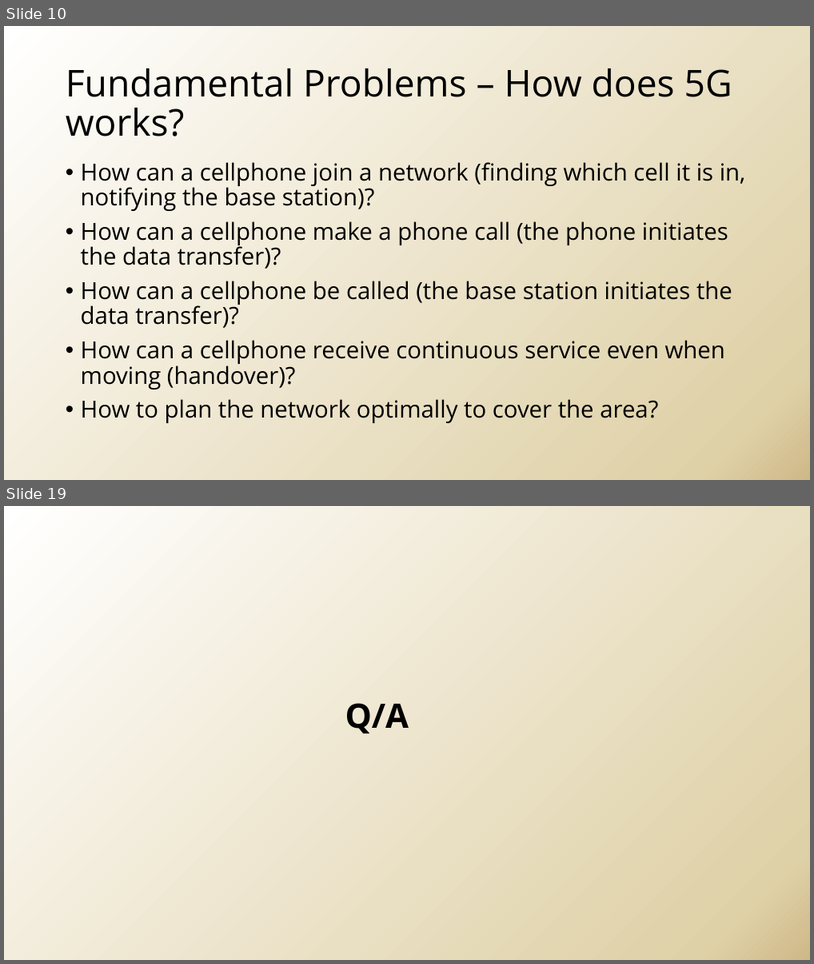
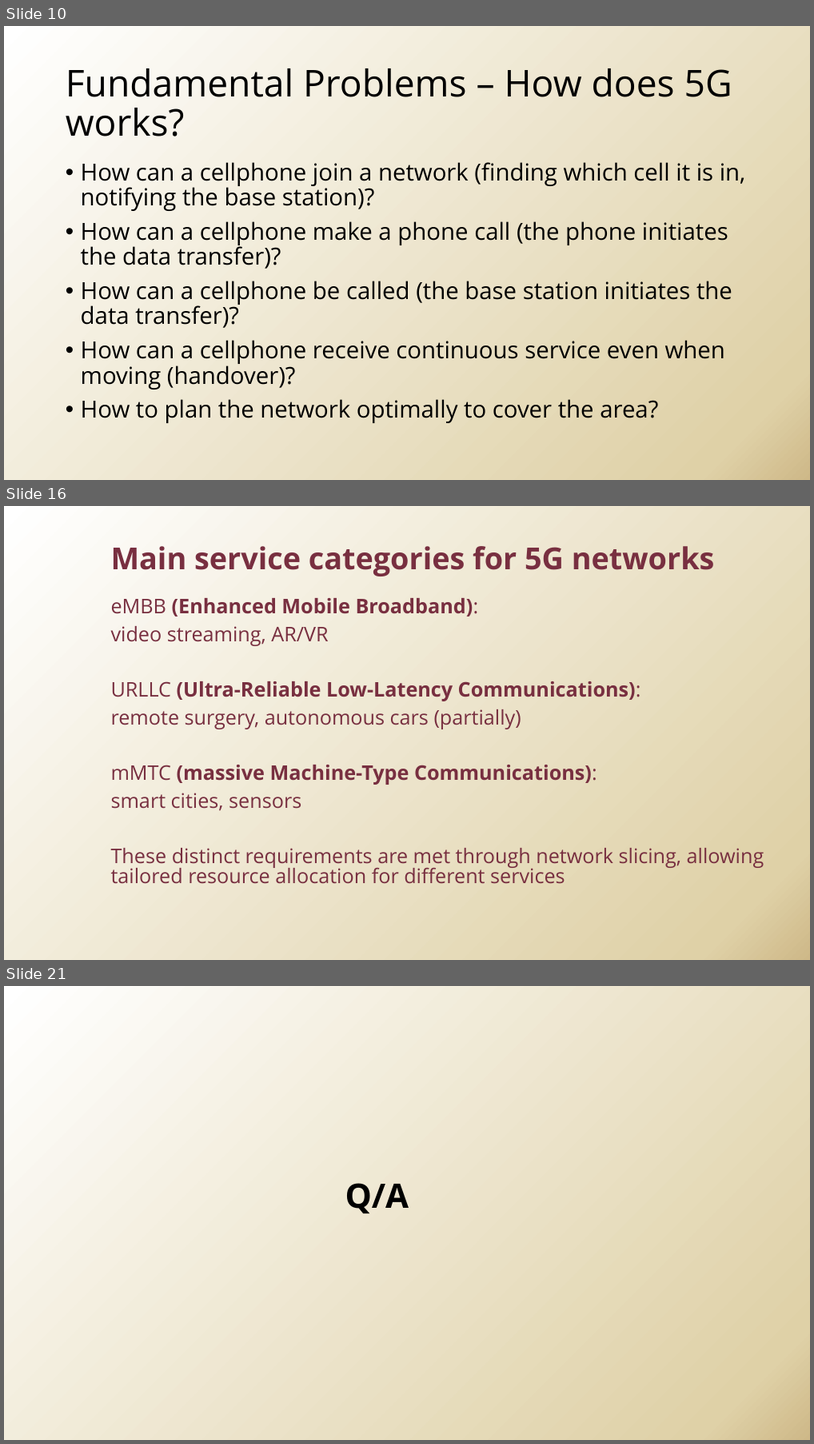
Before and after one commit to xinliulab/FSU-CIS4930-CIS5930-Future-Edge-Networks, a slide deck: l2_5g.pptx. Shown one above the other, each under a label of ours: slides 10 and 19 before the commit, slides 10, 16 and 21 after it; the slides between them are not shown. The pictures are 814x964 and 814x1444 pixels, drawn with LibreOffice and Linux fonts; fonts in the diff are those of the drawing; background and template pictures are left out. Boxes give left, top, right and bottom in pixels: in the first picture for what was removed or moved away, otherwise in the second. Text is boxed around its words. In the diff, an @@ line names an element or a change of style, - is before the commit and + after.

```diff
--- a/l2_5g.pptx
+++ b/l2_5g.pptx
@@ slide 16 added at bbox=[4, 506, 810, 960], background gradient #FFFFFF to #DFD1A7 to #CEB888; not listed: 2 template elements that a slide beside it also shows @@
@@ title added at bbox=[111, 546, 715, 576], 36 pt, text #782F40, bold @@
+Main service categories for 5G networks
@@ subtitle added at bbox=[111, 598, 765, 884], 24 pt, text #782F40 @@
+eMBB (Enhanced Mobile Broadband):
+video streaming, AR/VR
+URLLC (Ultra-Reliable Low-Latency Communications):
+remote surgery, autonomous cars (partially)
+mMTC (massive Machine-Type Communications):
+smart cities, sensors
+These distinct requirements are met through network slicing, allowing tailored resource allocation for different services
@@ what was slide 19 is now slide 21 @@
```
Also in this commit, not shown: 9 slides changed, 1 other slide added.
